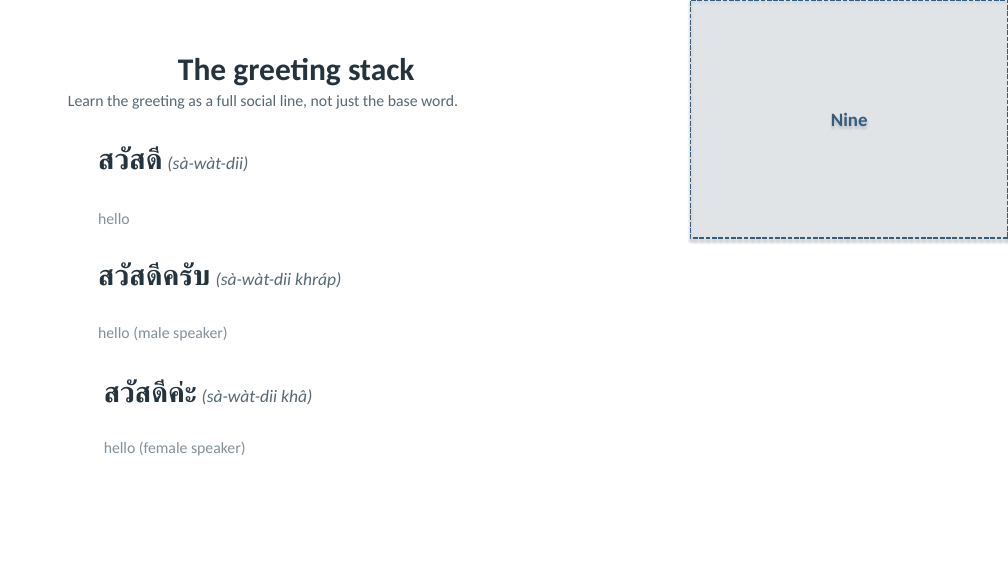
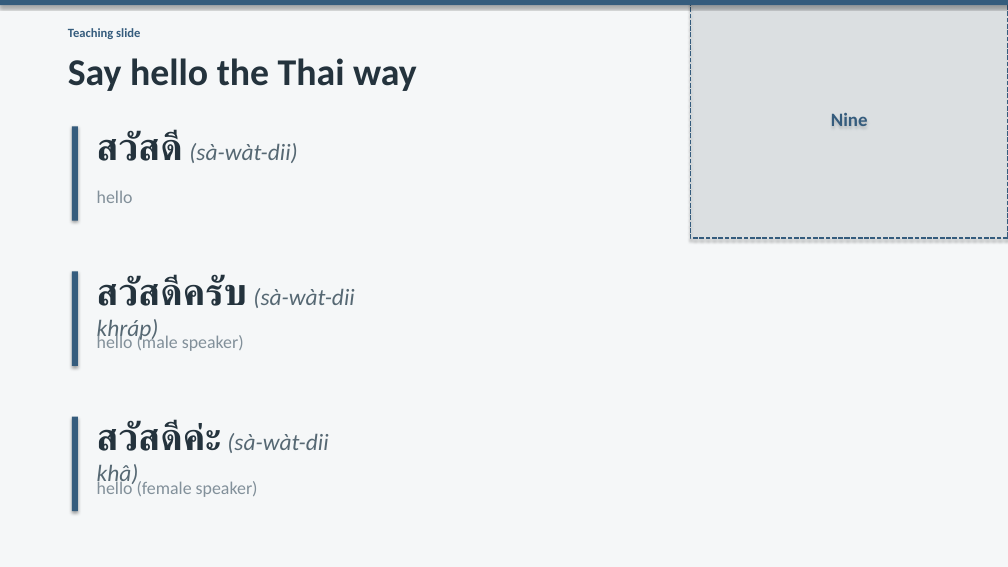
Before and after one commit to OTFTCS/thai-nine, a slide deck: slide 3 of course/modules/M01/L001/M01-L001-canva-deck.pptx (slide 4 before the commit). Drawn at 1008x567 pixels with LibreOffice and Linux fonts; fonts in the diff are those of the drawing; background and template pictures are left out. Boxes give left, top, right and bottom in pixels: in the first picture for what was removed or moved away, otherwise in the second. Text is boxed around its words. In the diff, an @@ line names an element or a change of style, - is before the commit and + after.

```diff
--- a/course/modules/M01/L001/M01-L001-canva-deck.pptx
+++ b/course/modules/M01/L001/M01-L001-canva-deck.pptx
@@ background picture (left out) to #F5F7F8 @@
@@ rectangle added at [0,0,1008,5], fill #355C7D @@
@@ text added at [68,28,140,39], 12 pt, text #355C7D, bold @@
+Teaching slide
@@ text removed at [60,57,160,84] @@
-Section 1
@@ text added at [68,58,417,91], 36 pt, text #24333D, bold @@
+Say hello the Thai way
@@ text removed at [178,58,415,86] @@
-The greeting stack
@@ text removed at [68,95,458,109] @@
-Learn the greeting as a full social line, not just the base word.
@@ text "สวัสดี (sà-wàt-dii)": place and size @@
-text "สวัสดี (sà-wàt-dii)" at [98,147,248,171]
+text "สวัสดี (sà-wàt-dii)" at [97,130,297,163]
@@ text "สวัสดี (sà-wàt-dii)" at [97,130,297,163]: size 27 to 36 pt in "สวัสดี"; size 16.7 to 22.3 pt in "(sà-wàt-dii)" @@
@@ rectangle added at [72,126,78,221], fill #355C7D @@
@@ text "hello": place and size @@
-text "hello" at [98,213,130,224]
+text "hello" at [97,190,133,203]
@@ text "สวัสดีครับ (sà-wàt-dii khráp)": place and size @@
-text "สวัสดีครับ (sà-wàt-dii khráp)" at [98,263,341,288]
+text "สวัสดีครับ (sà-wàt-dii khráp)" at [97,275,354,343]
@@ text "สวัสดีครับ (sà-wàt-dii khráp)" at [97,275,354,343]: size 27 to 36 pt in "สวัสดีครับ"; size 16.7 to 22.3 pt in "(sà-wàt-dii khráp)" @@
@@ rectangle added at [72,271,78,366], fill #355C7D @@
@@ text "hello (male speaker)": place and size @@
-text "hello (male speaker)" at [98,327,228,341]
+text "hello (male speaker)" at [97,334,244,351]
@@ rectangle added at [72,417,78,511], fill #355C7D @@
@@ text "สวัสดีค่ะ (sà-wàt-dii khâ)": place and size @@
-text "สวัสดีค่ะ (sà-wàt-dii khâ)" at [104,380,312,404]
+text "สวัสดีค่ะ (sà-wàt-dii khâ)" at [97,420,328,488]
@@ text "สวัสดีค่ะ (sà-wàt-dii khâ)" at [97,420,328,488]: size 27 to 36 pt in "สวัสดีค่ะ"; size 16.7 to 22.3 pt in "(sà-wàt-dii khâ)" @@
@@ size 15 to 17 pt in 3 elements at [97,334,244,351], [97,190,133,203], [97,479,258,497] @@
@@ text "hello (female speaker)": place and size @@
-text "hello (female speaker)" at [104,442,246,456]
+text "hello (female speaker)" at [97,479,258,497]
```
Also in this commit, not shown: 5 other slides changed, 4 slides added, 6 slides removed, 3 other files.
